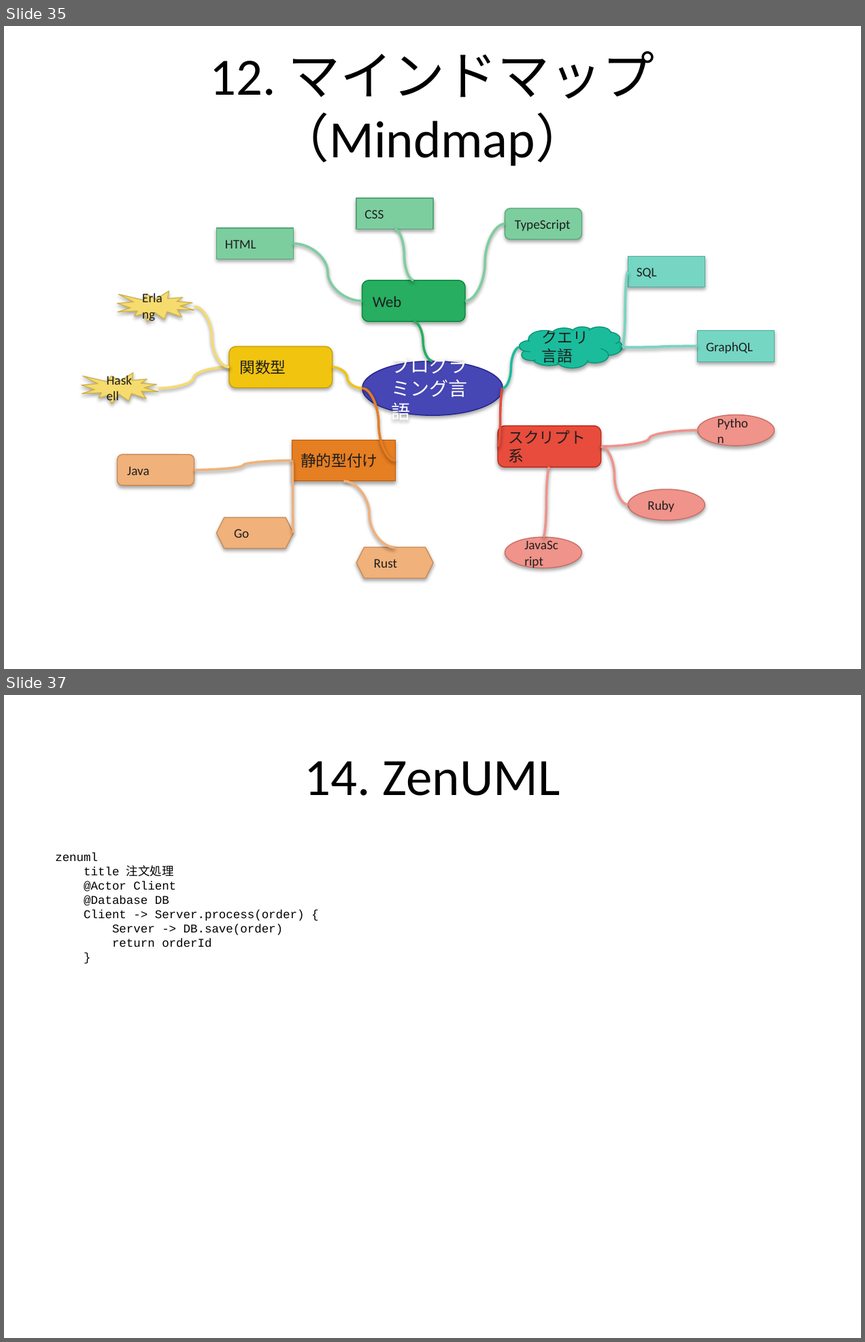
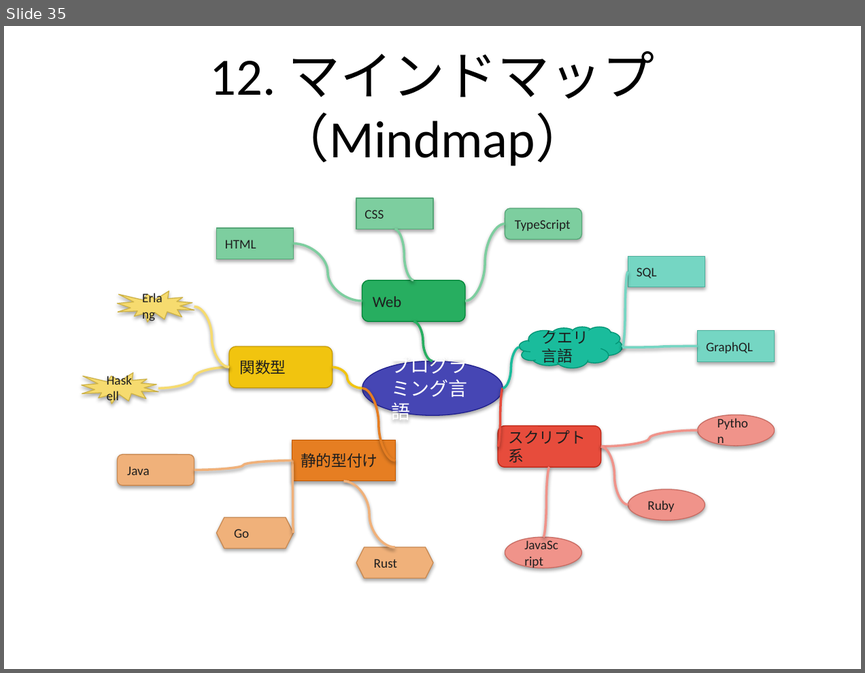
Before and after one commit to notfolder/qmd_to_pptx, a slide deck: demo_full.pptx. Shown one above the other, each under a label of ours: slides 35 and 37 before the commit, slide 35 after it; the slides between them are not shown. The pictures are 865x1342 and 865x673 pixels, drawn with LibreOffice and Linux fonts; fonts in the diff are those of the drawing. Boxes give left, top, right and bottom in pixels: in the first picture for what was removed or moved away, otherwise in the second. Text is boxed around its words. In the diff, an @@ line names an element or a change of style, - is before the commit and + after.

```diff
--- a/demo_full.pptx
+++ b/demo_full.pptx
@@ slide 37 removed at <box>4,695,861,1338</box>, background #FFFFFF @@
@@ title removed at <box>305,761,560,796</box> @@
-14. ZenUML
@@ text removed at <box>55,853,305,947</box> @@
-zenuml
-title 注文処理
-@Actor Client
-@Database DB
-Client -> Server.process(order) {
-Server -> DB.save(order)
-return orderId
-}
```
Also in this commit, not shown: 2 slides changed, 6 slides added, 8 other slides removed, 7 other files.
